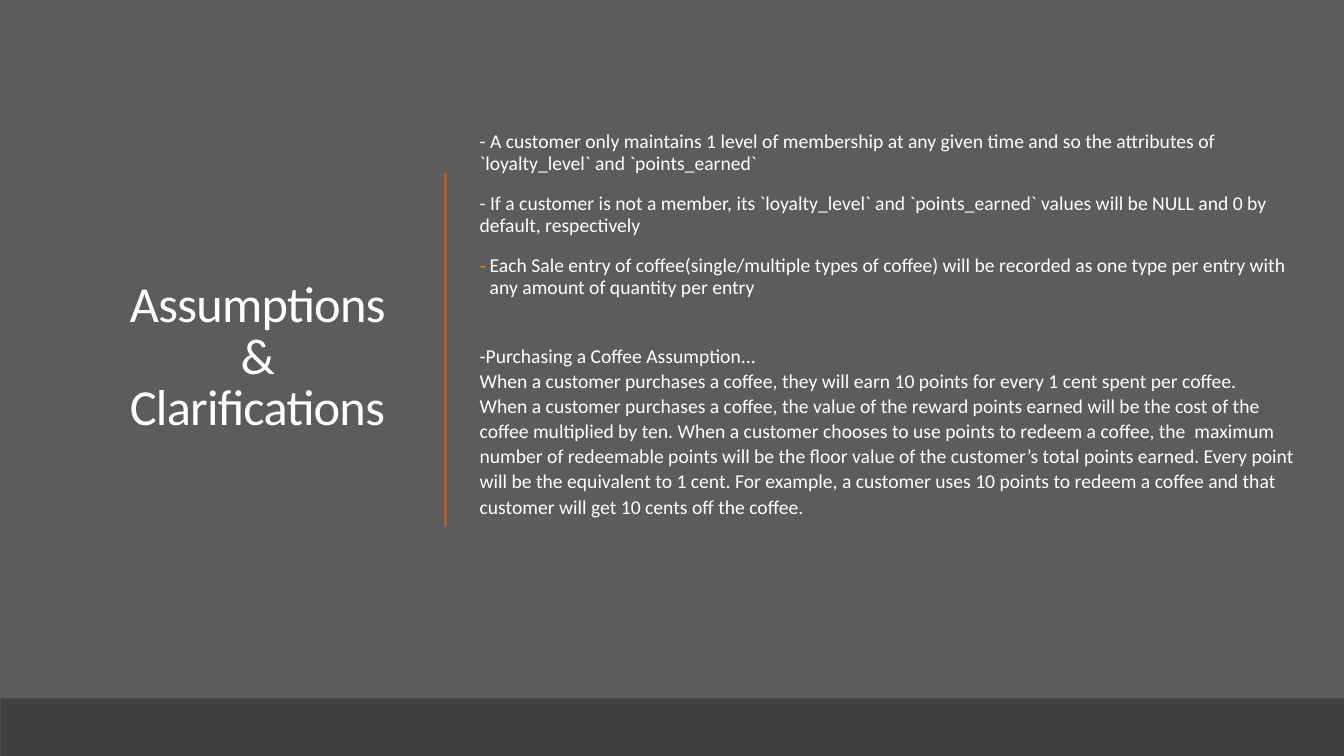
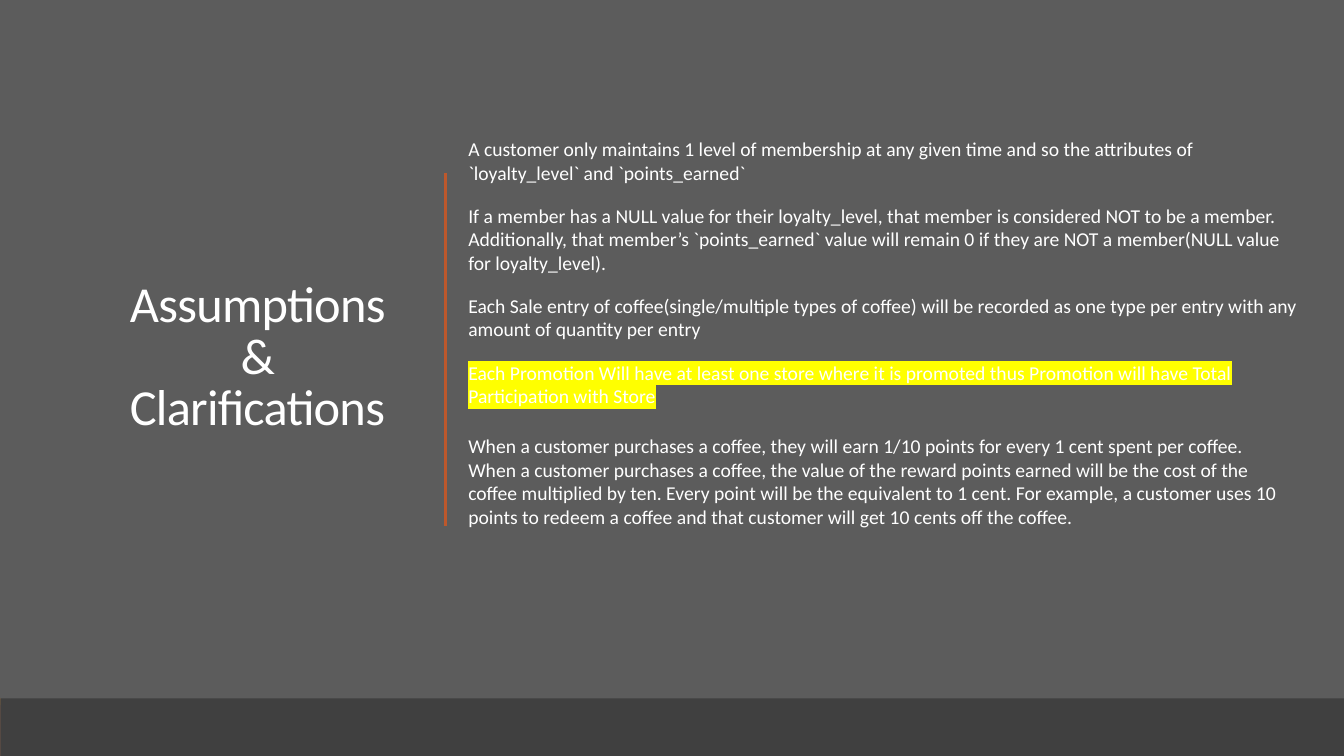
Before and after one commit to cnecciai/BoutiqueCoffee, a slide deck: slide 7 of Project/ER Model.pptx. Drawn at 1344x756 pixels with LibreOffice and Linux fonts; fonts in the diff are those of the drawing. Boxes give left, top, right and bottom in pixels: in the first picture for what was removed or moved away, otherwise in the second. Text is boxed around its words. In the diff, an @@ line names an element or a change of style, - is before the commit and + after.

```diff
--- a/Project/ER Model.pptx
+++ b/Project/ER Model.pptx
@@ text "A customer only maintains 1 ...": place and size @@
-text "A customer only maintains 1 ..." at [480,134,1294,518]
+text "A customer only maintains 1 ..." at [468,142,1296,528]
@@ text at [468,142,1280,273]: text changed @@
-- A customer only maintains 1 level of membership at any given time and so the attributes of `loyalty_level` and `points_earned`
-- If a customer is not a member, its `loyalty_level` and `points_earned` values will be NULL and 0 by default, respectively
+A customer only maintains 1 level of membership at any given time and so the attributes of `loyalty_level` and `points_earned`
+If a member has a NULL value for their loyalty_level, that member is considered NOT to be a member. Additionally, that member’s `points_earned` value will remain 0 if they are NOT a member(NULL value for loyalty_level).
@@ text at [468,299,1296,339]: bullet - to none; line spacing 0.9 to 1 @@
@@ text at [468,366,1276,528]: text changed @@
--Purchasing a Coffee Assumption...
-When a customer purchases a coffee, they will earn 10 points for every 1 cent spent per coffee.
-When a customer purchases a coffee, the value of the reward points earned will be the cost of the coffee multiplied by ten. When a customer chooses to use points to redeem a coffee, the maximum number of redeemable points will be the floor value of the customer’s total points earned. Every point will be the equivalent to 1 cent. For example, a customer uses 10 points to redeem a coffee and that customer will get 10 cents off the coffee.
+Each Promotion Will have at least one store where it is promoted thus Promotion will have Total Participation with Store
+When a customer purchases a coffee, they will earn 1/10 points for every 1 cent spent per coffee.
+When a customer purchases a coffee, the value of the reward points earned will be the cost of the coffee multiplied by ten. Every point will be the equivalent to 1 cent. For example, a customer uses 10 points to redeem a coffee and that customer will get 10 cents off the coffee.
```
Also in this commit, not shown: 2 other slides changed, 3 other files.
